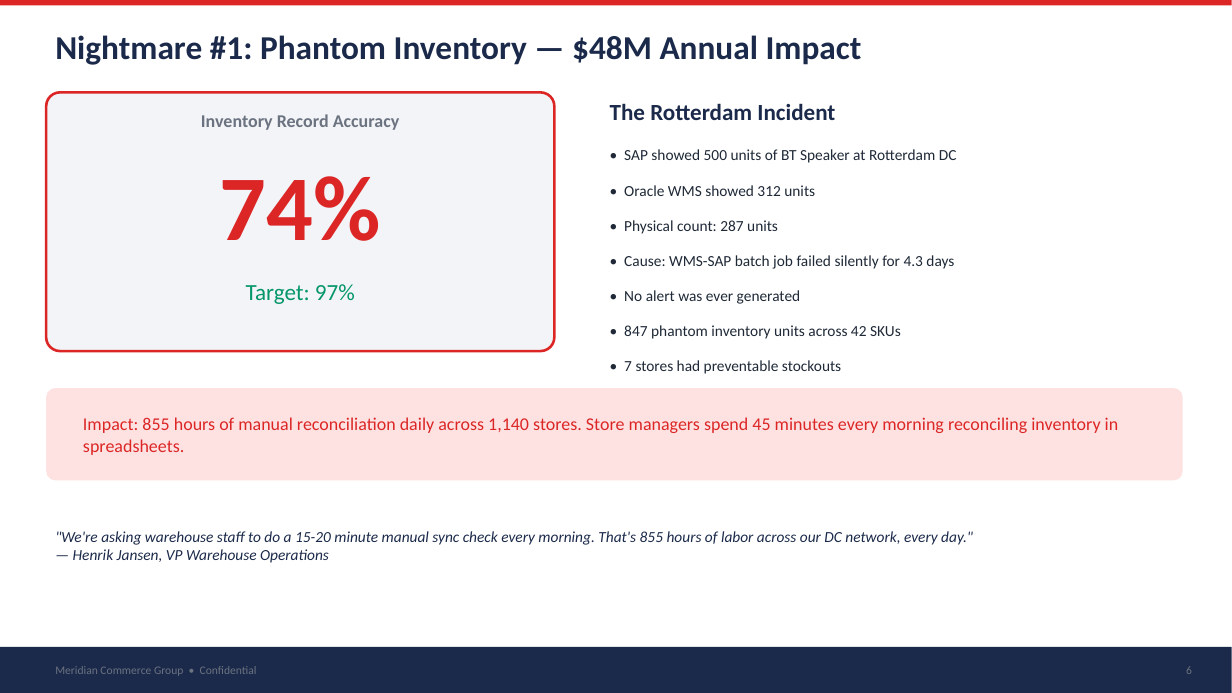
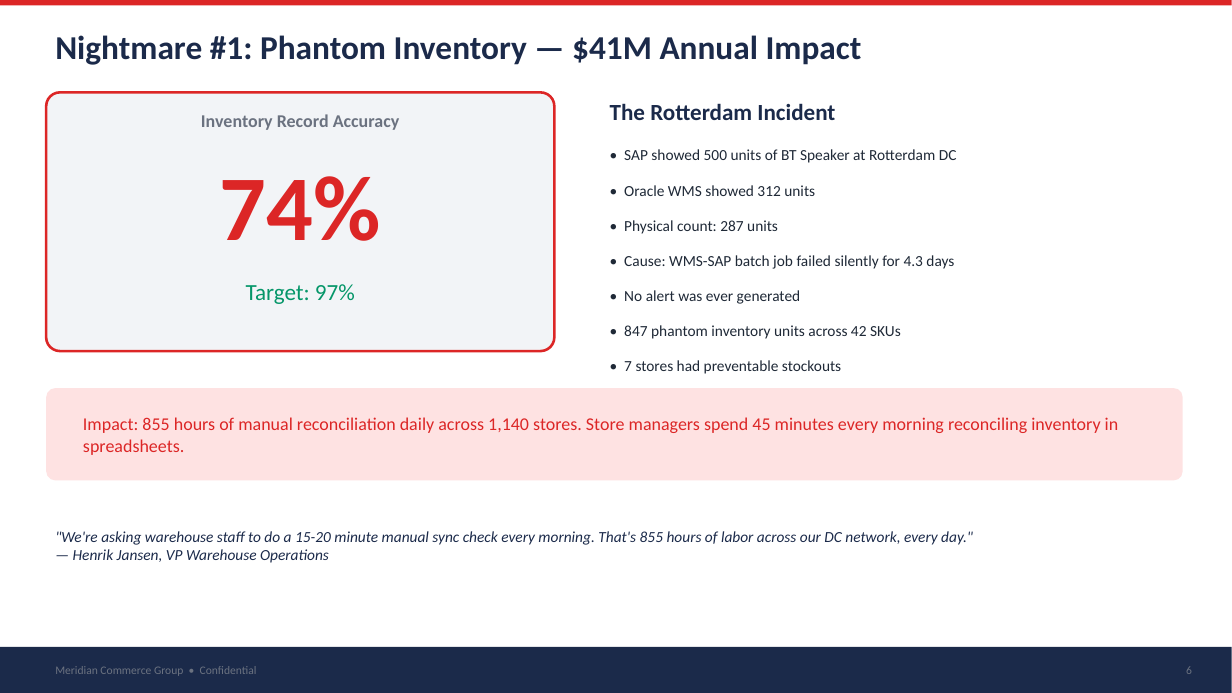
Before and after one commit to robertschoenfeldqlik/meridan_retail_group_qlik_demo_assets, a slide deck: slide 6 of MCG_Company_Profile_Data_Quality.pptx. Drawn at 1232x693 pixels with LibreOffice and Linux fonts; fonts in the diff are those of the drawing. Boxes give left, top, right and bottom in pixels: in the first picture for what was removed or moved away, otherwise in the second. Text is boxed around its words. In the diff, an @@ line names an element or a change of style, - is before the commit and + after.

```diff
--- a/MCG_Company_Profile_Data_Quality.pptx
+++ b/MCG_Company_Profile_Data_Quality.pptx
@@ text at (x1=55, y1=35, x2=862, y2=65): text changed @@
-Nightmare #1: Phantom Inventory — $48M Annual Impact
+Nightmare #1: Phantom Inventory — $41M Annual Impact
```
Also in this commit, not shown: 3 other slides changed, 19 other files.
